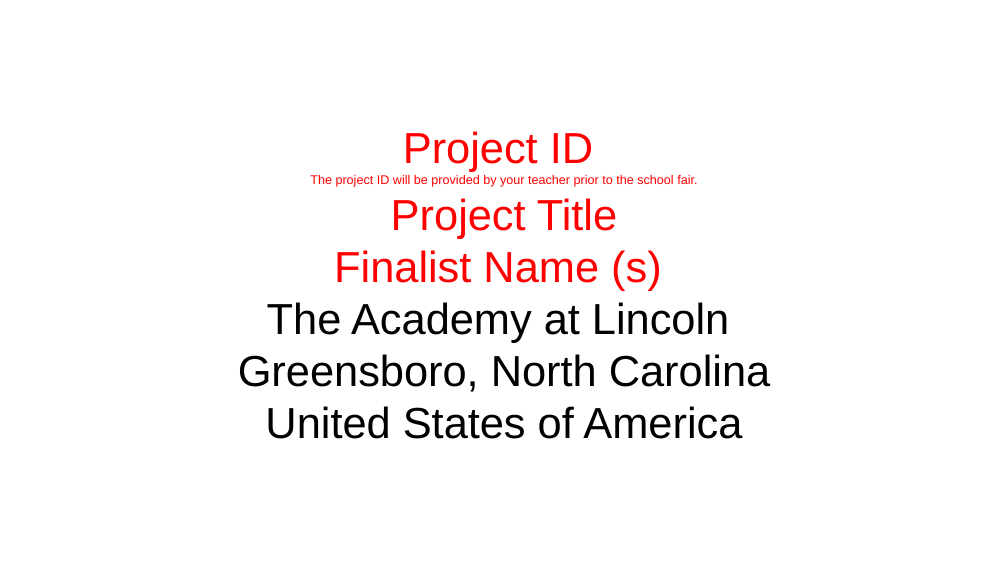
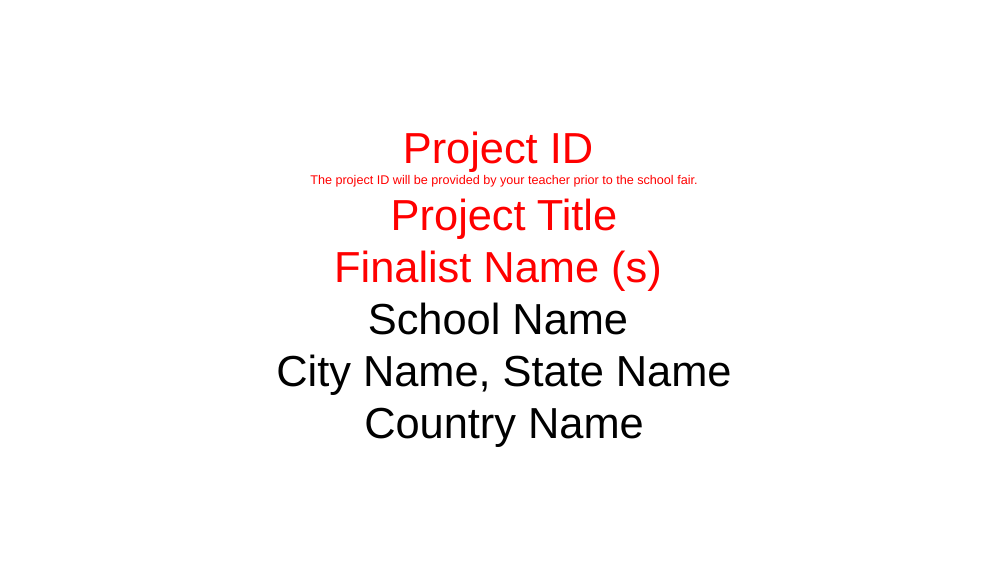
Before and after one commit to PBitMinecraft/Science-Fair-Template, a slide deck: slide 2 of 4 Sci Fair Slide Presentation/2025 Science Fair Presentation Template I_ Science Project.pptx. Drawn at 1008x567 pixels with LibreOffice and Linux fonts; fonts in the diff are those of the drawing. Boxes give left, top, right and bottom in pixels: in the first picture for what was removed or moved away, otherwise in the second. Text is boxed around its words. In the diff, an @@ line names an element or a change of style, - is before the commit and + after.

```diff
--- a/4 Sci Fair Slide Presentation/2025 Science Fair Presentation Template I_ Science Project.pptx
+++ b/4 Sci Fair Slide Presentation/2025 Science Fair Presentation Template I_ Science Project.pptx
@@ title at (276, 302, 732, 446): text changed @@
-The Academy at Lincoln
-Greensboro, North Carolina
-United States of America
+School Name
+City Name, State Name
+Country Name
```
Also in this commit, not shown: 2 other files.
